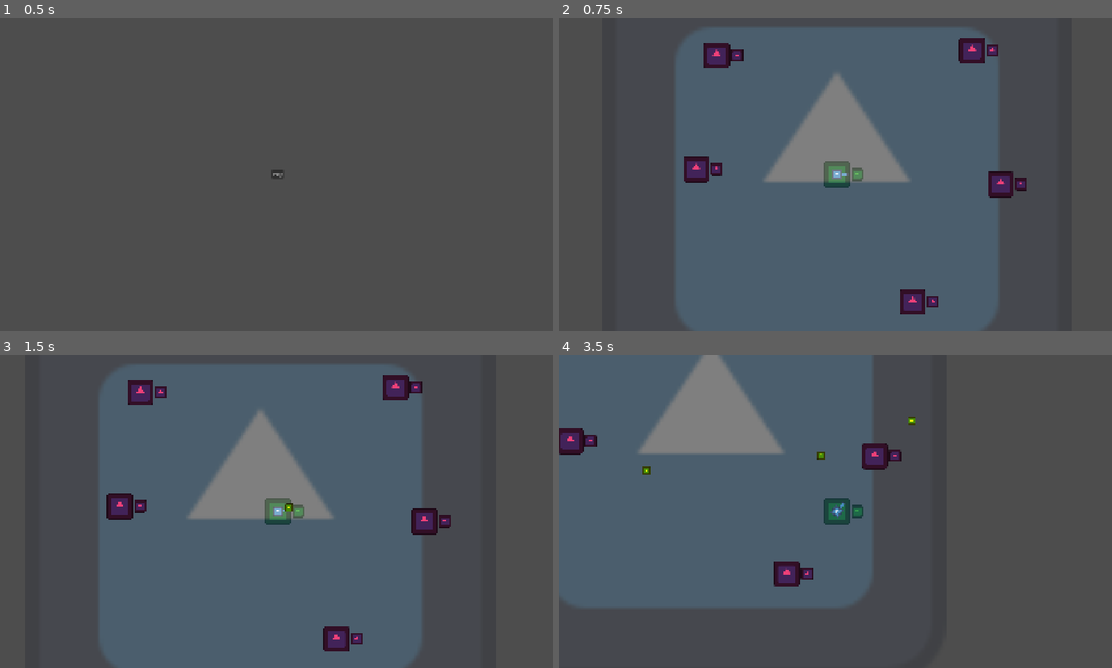
Above: before the commit, frames 1-4 (two rows, left to right).
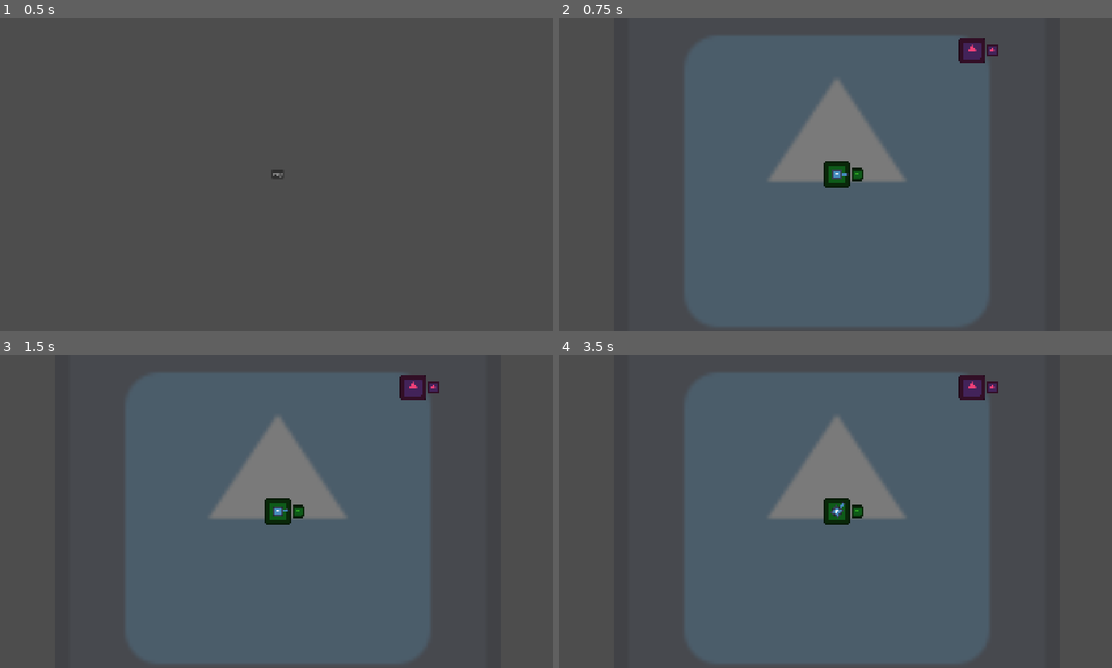
Above: after the commit, the same moments.

Repository: gerep/godot-wild-jam
Game: Godot game, scene res://game/game.tscn
The game is run twice, just before and just after one commit, with the same random seed, the same clock (stepped at 60 frames per second) and the same inputs. The engine's default icon, where the game draws it, is replaced by a stand-in: a white triangle on a blue panel in a dark square.
Inputs (mouse positions are in pixels of both pictures, inside the frame that each line leads up to):
- Up to frame 1 (0.5 s): no input
- Up to frame 2 (0.75 s): click "Play" at 0.5 s
- Up to frame 3 (1.5 s): tap Enter at 1.25 s; move the mouse to (398, 495) at 1.27 s; press the mouse at (398, 495) at 1.28 s; hold D (move_right) from 1.28 s (still down)
- Up to frame 4 (3.5 s): move the mouse to (724, 527) at 2.02 s; release D (move_right) at 2.03 s; release the mouse at (724, 527) at 2.03 s; hold S (move_down) 2.03-2.78 s; click (724, 527) at 2.1 s; move the mouse to (890, 442) at 2.77 s; press the mouse at (890, 442) at 2.78 s; hold D (move_right) from 2.78 s (still down)

Frame 1 is identical in both runs. In frame 2, 7.3% of the frame differs, in the area x 21-85%, y 3-100%; in frame 3, 11%; in frame 4, 53%, in the area x 0-80%, y 0-99%.
Error after the commit: Parse Error: Variable "_hurtbox_2d" has the same name as a previously declared variable. (res://game/player/player.gd:14)

Commit message:
add bubble area

Diff:
--- a/components/health/component_health.gd
+++ b/components/health/component_health.gd
@@ -28,9 +28,12 @@
 func get_current_health_percentage() -> float:
 	return current_health / max_health
 
+
 func set_health(health: float) -> void:
+	print("set_health called with: ", health)
 	max_health = health
 	current_health = health
 
+
 func take_damage(damage: float) -> void:
 	current_health -= damage
--- a/components/health/component_health.tscn
+++ b/components/health/component_health.tscn
@@ -1,6 +1,6 @@
 [gd_scene format=3 uid="uid://cc0xm7ql0sgut"]
 
-[ext_resource type="Script" uid="uid://bi5aakpseqtgt" path="res://lib/components/general/health/component_health.gd" id="1_ixett"]
+[ext_resource type="Script" uid="uid://bi5aakpseqtgt" path="res://components/health/component_health.gd" id="1_ixett"]
 
 [node name="Health" type="Node" unique_id=562956058]
 script = ExtResource("1_ixett")
--- a/components/hitbox/component_hitbox_2d.gd
+++ b/components/hitbox/component_hitbox_2d.gd
@@ -15,5 +15,9 @@
 	hurtbox.got_hit.emit(self)
 
 
-func _on_area_entered(hurtbox: ComponentHurtbox2D) -> void:
+func _on_area_entered(area: Area2D) -> void:
+	var hurtbox := area as ComponentHurtbox2D
+	if hurtbox == null:
+		return
+
 	_notify_about_collision.call_deferred(hurtbox)
--- /dev/null
+++ b/game/area/area.tscn
@@ -0,0 +1,17 @@
+[gd_scene format=3 uid="uid://b8s7r2s04sqw3"]
+
+[ext_resource type="Texture2D" uid="uid://1ml5obg52a88" path="res://icon.svg" id="1_7iivh"]
+
+[node name="Area" type="Node2D" unique_id=495972852]
+
+[node name="Sprite2D" type="Sprite2D" parent="." unique_id=1563155781]
+modulate = Color(1, 1, 1, 0.25490198)
+scale = Vector2(12, 12)
+texture = ExtResource("1_7iivh")
+
+[node name="Boundary" type="StaticBody2D" parent="." unique_id=1401375968]
+collision_mask = 0
+
+[node name="CollisionPolygon2D2" type="CollisionPolygon2D" parent="Boundary" unique_id=1486995425]
+position = Vector2(-746, -619)
+polygon = PackedVector2Array(120, -145, 1375, -147, 1374, -103, 116, -90, 95, -90, 75, -78, 57, -62, 38, -39, 31, -24, 27, 1243, 41, 1279, 67, 1307, 99, 1330, 129, 1342, 1353, 1342, 1377, 1336, 1411, 1315, 1441, 1284, 1460, 1254, 1467, 1228, 1469, 1173, 1463, 21, 1461, -18, 1446, -50, 1411, -82, 1375, -102, 1375, -146, 1513, 2, 1511, 1249, 1376, 1385, 108, 1386, -21, 1244, -21, -24)
--- a/game/arena_bridge/arena_bridge.tscn
+++ b/game/arena_bridge/arena_bridge.tscn
@@ -4,7 +4,7 @@
 [ext_resource type="Script" uid="uid://6gfn442rw1m0" path="res://game/arena_bridge/arena_bridge.gd" id="1_tf0vu"]
 
 [sub_resource type="RectangleShape2D" id="RectangleShape2D_b34jr"]
-size = Vector2(334, 69)
+size = Vector2(180, 70)
 
 [node name="ArenaTransition" type="Node2D" unique_id=1750952575]
 script = ExtResource("1_tf0vu")
--- a/game/game_area/game_area.tscn
+++ b/game/game_area/game_area.tscn
@@ -2,58 +2,29 @@
 
 [ext_resource type="Script" uid="uid://biw1lu5iws1o4" path="res://game/game_area/game_area.gd" id="1_wu7i3"]
 [ext_resource type="PackedScene" uid="uid://dedoe7ai17311" path="res://game/player/player.tscn" id="2_hbsx8"]
-[ext_resource type="Texture2D" uid="uid://1ml5obg52a88" path="res://icon.svg" id="3_21rq6"]
+[ext_resource type="PackedScene" uid="uid://b8s7r2s04sqw3" path="res://game/area/area.tscn" id="4_p0s4x"]
 [ext_resource type="PackedScene" uid="uid://ctcysahbtl4wg" path="res://game/enemies/enemy_test/enemy.tscn" id="4_ybvrr"]
 [ext_resource type="PackedScene" uid="uid://c67rqhkt2da3c" path="res://game/arena_bridge/arena_bridge.tscn" id="5_p0s4x"]
 
 [node name="GameArea" type="Node2D" unique_id=1471830763]
 script = ExtResource("1_wu7i3")
 
+[node name="Area" parent="." unique_id=495972852 instance=ExtResource("4_p0s4x")]
+
+[node name="Area2" parent="." unique_id=427362067 instance=ExtResource("4_p0s4x")]
+position = Vector2(30, -2611)
+
+[node name="Area3" parent="." unique_id=307216731 instance=ExtResource("4_p0s4x")]
+position = Vector2(-2603, -2615)
+
+[node name="ArenaBridge" parent="." unique_id=1750952575 instance=ExtResource("5_p0s4x")]
+position = Vector2(11, -1301)
+
+[node name="ArenaBridge2" parent="." unique_id=2009736131 instance=ExtResource("5_p0s4x")]
+position = Vector2(-1283, -2158)
+rotation = 1.5707964
+
 [node name="Player" parent="." unique_id=956162283 instance=ExtResource("2_hbsx8")]
 
-[node name="Arena1" type="Node2D" parent="." unique_id=280672596]
-
-[node name="Sprite2D" type="Sprite2D" parent="Arena1" unique_id=61339127]
-self_modulate = Color(1, 1, 1, 0.28235295)
-scale = Vector2(12.703125, 12.703125)
-texture = ExtResource("3_21rq6")
-
-[node name="Enemy" parent="Arena1" unique_id=175218643 instance=ExtResource("4_ybvrr")]
+[node name="Enemy" parent="." unique_id=175218643 instance=ExtResource("4_ybvrr")]
 position = Vector2(467, -428)
-
-[node name="Enemy2" parent="Arena1" unique_id=269510465 instance=ExtResource("4_ybvrr")]
-position = Vector2(-415, -411)
-
-[node name="Enemy3" parent="Arena1" unique_id=810885216 instance=ExtResource("4_ybvrr")]
-position = Vector2(566, 34)
-
-[node name="Enemy4" parent="Arena1" unique_id=2117836155 instance=ExtResource("4_ybvrr")]
-position = Vector2(-486, -18)
-
-[node name="Enemy5" parent="Arena1" unique_id=279085965 instance=ExtResource("4_ybvrr")]
-position = Vector2(262, 440)
-
-[node name="Arena2" type="Node2D" parent="." unique_id=2019157765]
-position = Vector2(0, -2413)
-
-[node name="Sprite2D2" type="Sprite2D" parent="Arena2" unique_id=1794582604]
-self_modulate = Color(1, 1, 1, 0.28235295)
-position = Vector2(0, -439)
-scale = Vector2(12.703125, 12.703125)
-texture = ExtResource("3_21rq6")
-
-[node name="Arena3" type="Node2D" parent="." unique_id=1892570524]
-position = Vector2(-3244, -2401)
-
-[node name="Sprite2D2" type="Sprite2D" parent="Arena3" unique_id=2142252034]
-self_modulate = Color(1, 1, 1, 0.28235295)
-position = Vector2(339, -1283)
-scale = Vector2(12.703125, 12.703125)
-texture = ExtResource("3_21rq6")
-
-[node name="ArenaBridge" parent="." unique_id=1750952575 instance=ExtResource("5_p0s4x")]
-position = Vector2(0, -1427)
-
-[node name="ArenaBridge2" parent="." unique_id=2009736131 instance=ExtResource("5_p0s4x")]
-position = Vector2(-1468, -3256)
-rotation = 1.5707964
--- a/game/player/player.gd
+++ b/game/player/player.gd
@@ -10,6 +10,8 @@
 var auto_move_target: Vector2
 
 @onready var _hurtbox_2d: ComponentHurtbox2D = %ExpHurtbox2D
+@onready var _collision_shape_2d: CollisionShape2D = $CollisionShape2D
+@onready var _hurtbox_2d: ComponentHurtbox2D = %Hurtbox2D
 @onready var _experience: ComponentExperience = %Experience
 
 
@@ -33,6 +35,7 @@
 			global_position = auto_move_target
 			velocity = Vector2.ZERO
 			is_auto_moving = false
+			_collision_shape_2d.set_deferred(&"disabled", false)
 		else:
 			var auto_move_direction := global_position.direction_to(auto_move_target)
 			velocity = auto_move_direction * TRANSPORTING_SPEED
@@ -56,3 +59,4 @@
 	is_auto_moving = true
 	auto_move_target = pos
 	velocity = Vector2.ZERO
+	_collision_shape_2d.set_deferred(&"disabled", true)
